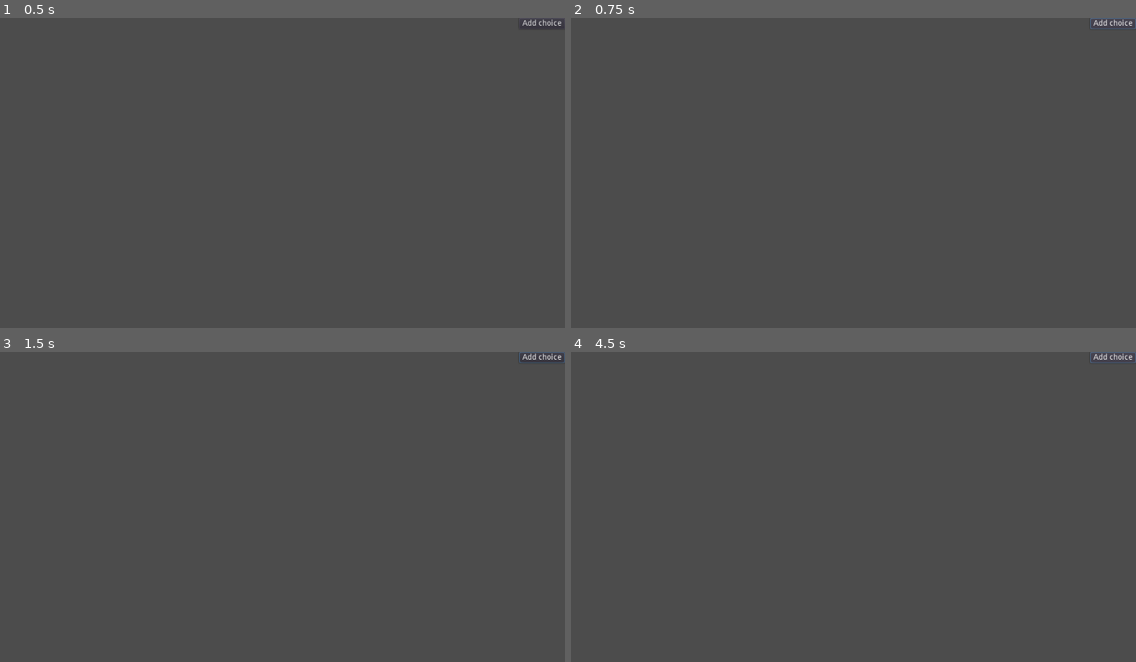
Above: before the commit, frames 1-4 (two rows, left to right).
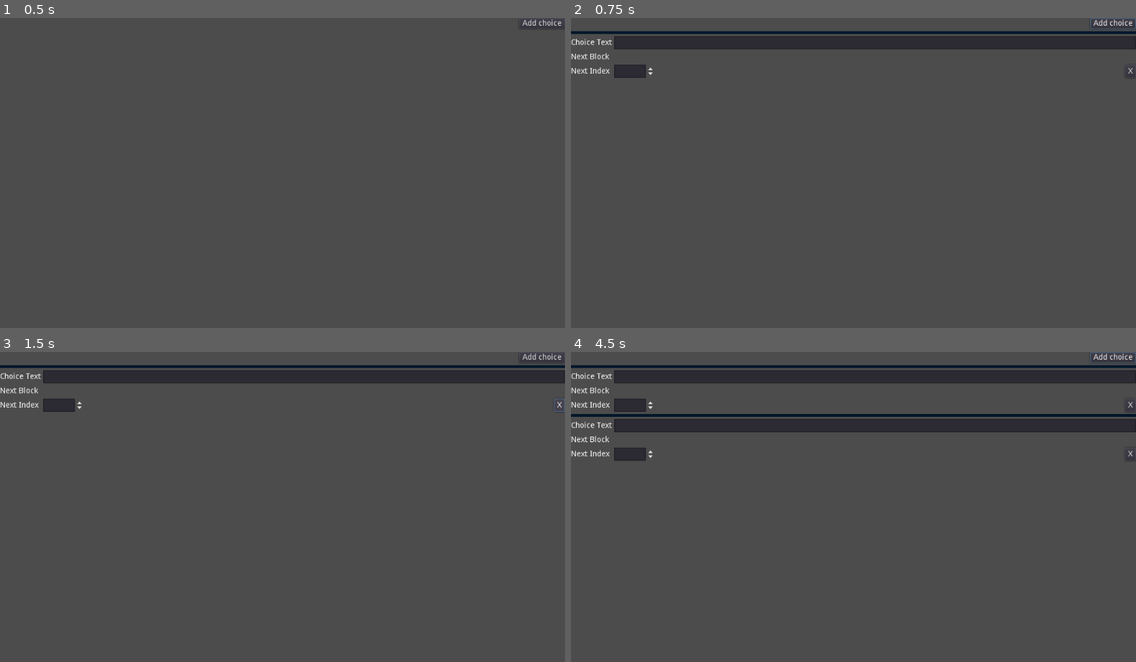
Above: after the commit, the same moments.

Repository: Arrow-x/Mushroom-Dialogs-System
Game: Godot game, scene res://DialogManager/Editor/Commands/ForkControl.tscn
The game is run twice, just before and just after one commit, with the same random seed, the same clock (stepped at 60 frames per second) and the same inputs. This scene is started directly instead of the project's main scene.
Inputs (mouse positions are in pixels of both pictures, inside the frame that each line leads up to):
- Up to frame 1 (0.5 s): no input
- Up to frame 2 (0.75 s): click "Add choice" at 0.5 s
- Up to frame 3 (1.5 s): click (559, 404) at 1.25 s, where only the run after the commit has a clickable "X"
- Up to frame 4 (4.5 s): click (876, 392) at 2.02 s; click (876, 392) at 2.77 s; click "Add choice" at 3.5 s; click "Add choice" at 4.25 s

Frame 1 is identical in both runs. In frame 2, 5.1% of the frame differs, in the area x 0-100%, y 4-20%; in frame 3, 5.2%; in frame 4, 10%, in the area x 0-100%, y 4-35%.
Error after the commit: Invalid get index 'choices' (on base: 'Nil'). (res://DialogManager/Editor/Commands/ForkControl.gd:13)

Commit message:
refactor fork control in editor

Diff:
--- a/DialogSystem/DialogManager/Editor/Commands/ChoiceControl.gd
+++ b/DialogSystem/DialogManager/Editor/Commands/ChoiceControl.gd
@@ -3,3 +3,49 @@
 onready var next_block_menu : MenuButton = $HBoxContainer2/NextBlockList
 onready var next_index_text : SpinBox = $HBoxContainer3/NextIndex
 onready var delete_choice : Button = $HBoxContainer3/DeleteChoice
+
+var current_choice : choice
+var flowchart : FlowChart
+
+func set_up(c: choice,fc:FlowChart):
+	flowchart = fc
+	current_choice = c
+	choice_text.text = c.text
+	if c.next_block != null:
+		next_block_menu.text = c.next_block.name
+	print("no null: ",c.next_index)
+	next_index_text.value = c.next_index
+
+
+
+func _on_DeleteChoice_pressed():
+	pass # Replace with function body.
+
+
+
+func _on_NextIndex_value_changed(value:float):
+	print("next_index ",value)
+	print(current_choice)
+	current_choice.next_index = int(value)
+
+
+func _on_NextBlockList_about_to_show():
+	var menu : PopupMenu = next_block_menu.get_popup()
+	menu.connect("index_pressed",self,"change_next_bloc",[menu])
+	var _c : int
+	menu.clear()
+	for i in flowchart.nodes:
+		if _c == null:
+			_c = 0
+		menu.add_item(i, _c)
+		menu.set_item_metadata(_c, flowchart.nodes[i][1])
+		_c = _c + 1
+
+func change_next_bloc(index,m:PopupMenu):
+	current_choice.next_block = m.get_item_metadata(index)
+	next_block_menu.text = m.get_item_text(index)
+# Get Noding from here
+
+
+func _on_ChoiceText_text_changed(new_text:String):
+	current_choice.text = new_text
--- a/DialogSystem/DialogManager/Editor/Commands/ChoiceControl.tscn
+++ b/DialogSystem/DialogManager/Editor/Commands/ChoiceControl.tscn
@@ -6,9 +6,6 @@
 anchor_right = 1.0
 anchor_bottom = 1.0
 script = ExtResource( 1 )
-__meta__ = {
-"_edit_use_anchors_": false
-}
 
 [node name="Panel2" type="Panel" parent="."]
 modulate = Color( 0, 0.6, 1, 1 )
@@ -77,3 +74,8 @@
 margin_right = 1024.0
 margin_bottom = 24.0
 text = "X"
+
+[connection signal="text_changed" from="HBoxContainer/ChoiceText" to="." method="_on_ChoiceText_text_changed"]
+[connection signal="about_to_show" from="HBoxContainer2/NextBlockList" to="." method="_on_NextBlockList_about_to_show"]
+[connection signal="value_changed" from="HBoxContainer3/NextIndex" to="." method="_on_NextIndex_value_changed"]
+[connection signal="pressed" from="HBoxContainer3/DeleteChoice" to="." method="_on_DeleteChoice_pressed"]
--- a/DialogSystem/DialogManager/Editor/Commands/ForkControl.gd
+++ b/DialogSystem/DialogManager/Editor/Commands/ForkControl.gd
@@ -1,3 +1,24 @@
 extends Control
 onready var choices_container : Control = $ScrollContainer/ChoicesContainer
 onready var add_choice_button : Button = $ScrollContainer/ChoicesContainer/InfoBar/AddChoiceButton
+
+var current_fork : fork_command
+var fc : FlowChart
+
+func _on_AddChoiceButton_pressed():
+	var choice_control: Control = load("res://DialogManager/Editor/Commands/ChoiceControl.tscn").instance()
+	choices_container.add_child(choice_control)
+	choice_control.flowchart = fc
+	var n_c : choice = choice.new()
+	current_fork.choices.append(n_c)
+	choice_control.current_choice = n_c
+
+
+func set_up(f:fork_command, flowchart:FlowChart):
+	current_fork = f
+	fc = flowchart
+	if f.choices != null :
+		for i in f.choices:
+			var choice_control: Control = load("res://DialogManager/Editor/Commands/ChoiceControl.tscn").instance()
+			choices_container.add_child(choice_control)
+			choice_control.set_up(i,flowchart)
--- a/DialogSystem/DialogManager/Editor/Commands/ForkControl.tscn
+++ b/DialogSystem/DialogManager/Editor/Commands/ForkControl.tscn
@@ -6,9 +6,6 @@
 anchor_right = 1.0
 anchor_bottom = 1.0
 script = ExtResource( 1 )
-__meta__ = {
-"_edit_use_anchors_": false
-}
 
 [node name="ScrollContainer" type="ScrollContainer" parent="."]
 anchor_right = 1.0
@@ -39,3 +36,5 @@
 margin_right = 1024.0
 margin_bottom = 20.0
 text = "Add choice"
+
+[connection signal="pressed" from="ScrollContainer/ChoicesContainer/InfoBar/AddChoiceButton" to="." method="_on_AddChoiceButton_pressed"]
--- a/DialogSystem/DialogManager/Editor/Commands/SayControl.tscn
+++ b/DialogSystem/DialogManager/Editor/Commands/SayControl.tscn
@@ -6,16 +6,10 @@
 anchor_right = 1.0
 anchor_bottom = 1.0
 script = ExtResource( 1 )
-__meta__ = {
-"_edit_use_anchors_": false
-}
 
 [node name="VBoxContainer" type="VBoxContainer" parent="."]
 anchor_right = 1.0
 anchor_bottom = 1.0
-__meta__ = {
-"_edit_use_anchors_": false
-}
 
 [node name="NameHBoxContainer" type="HBoxContainer" parent="VBoxContainer"]
 margin_right = 1024.0
@@ -105,4 +99,5 @@
 text = "Choose a Posititon"
 items = [ "Left", null, 0, false, false, 0, 0, null, "", false, "right", null, 0, false, false, 1, 0, null, "", false, "center", null, 0, false, false, 2, 0, null, "", false ]
 
+[connection signal="text_changed" from="VBoxContainer/NameHBoxContainer/NameLineEdit" to="." method="_on_NameLineEdit_text_changed"]
 [connection signal="text_changed" from="VBoxContainer/VSplitContainer/SayHBoxContainer/TextEdit" to="." method="_on_TextEdit_text_changed"]
--- a/DialogSystem/DialogManager/Editor/CommandsTree.gd
+++ b/DialogSystem/DialogManager/Editor/CommandsTree.gd
@@ -6,8 +6,6 @@
 onready var commands_settings: Panel = $"../../CommandsSettings"
 onready var FlowChartTab: Control = get_node(_flowchart_tab)
 var current_block: block
-var current_command: Command
-var current_command_control: Control
 
 #Set up drag and droping, multiselect...
 
@@ -50,8 +48,6 @@
 				if commands_settings.get_child(0) != null:
 					commands_settings.get_child(0).free()
 
-			current_command = null
-			current_command_control = null
 			match get_selected().get_meta("0").type:
 				"say":
 					var say_control: Control = load("res://DialogManager/Editor/Commands/SayControl.tscn").instance()
@@ -60,83 +56,5 @@
 
 				"fork":
 					var fork_control: Control = load("res://DialogManager/Editor/Commands/ForkControl.tscn").instance()
-					current_command_control = fork_control
 					commands_settings.add_child(fork_control, true)
-					current_command = get_selected().get_meta("0")
-
-					fork_control.add_choice_button.connect("pressed", self, "_add_choice", [0])
-
-					_add_choice(current_command.choices)
-
-
-func _add_choice(_new_choice) -> void:
-	if _new_choice is int and _new_choice == 0:
-		_new_choice = []
-		var c_c: choice = choice.new()
-		_new_choice.append(c_c)
-		current_command.choices.append(c_c)
-
-	if _new_choice.size() == 0:
-		return
-
-	for i in _new_choice.size():
-		var _new_choice_control: Control = load("res://DialogManager/Editor/Commands/ChoiceControl.tscn").instance()
-		_new_choice_control.set_meta("command", _new_choice[i])
-
-		current_command_control.choices_container.add_child(_new_choice_control)
-
-		_new_choice_control.next_block_menu.connect(
-			"about_to_show", self, "_fill_menu", [_new_choice_control.next_block_menu.get_popup()]
-		)
-		_new_choice_control.choice_text.connect(
-			"text_changed",
-			self,
-			"_change_command_property",
-			[_new_choice_control.get_meta("command"), "text"]
-		)
-		_new_choice_control.next_index_text.connect(
-			"value_changed",
-			self,
-			"_change_command_property",
-			[_new_choice_control.get_meta("command"), "next_index"]
-		)
-		_new_choice_control.next_block_menu.get_popup().connect(
-			"index_pressed",
-			self,
-			"_change_next_block",
-			[
-				_new_choice_control.get_meta("command"),
-				_new_choice_control.next_block_menu.get_popup(),
-				_new_choice_control
-			]
-		)
-		if _new_choice[i].next_block != null:
-			_new_choice_control.next_block_menu.text = _new_choice[i].next_block.name
-		_new_choice_control.choice_text.text = _new_choice[i].text
-		_new_choice_control.next_index_text.value = _new_choice[i].next_index
-
-
-func _change_command_property(new_property, cmd, current_property, obj = null):
-	#This is for the say command text edit, it won't send the text so I send the whole object and get it myself
-	if obj != null:
-		cmd.set(current_property, obj.get(new_property))
-		return
-
-	cmd.set(current_property, new_property)
-
-
-func _change_next_block(index, cmd: choice, pop: PopupMenu, c_control: Control) -> void:
-	cmd.next_block = pop.get_item_metadata(index)
-	c_control.next_block_menu.text = pop.get_item_text(index)
-	#Create and Update the connection in the GraphNodes here
-
-
-func _fill_menu(menu: PopupMenu):
-	var _c: int
-	menu.clear()
-	for i in FlowChartTab.flowchart.nodes:
-		if _c == null:
-			_c = 0
-		menu.add_item(i, _c)
-		menu.set_item_metadata(_c, FlowChartTab.flowchart.nodes[i][1])
-		_c = _c + 1
+					fork_control.set_up(get_selected().get_meta("0"),FlowChartTab.flowchart)
--- a/DialogSystem/DialogManager/Editor/Editor.tscn
+++ b/DialogSystem/DialogManager/Editor/Editor.tscn
@@ -6,9 +6,6 @@
 anchor_right = 1.0
 anchor_bottom = 1.0
 script = ExtResource( 1 )
-__meta__ = {
-"_edit_use_anchors_": false
-}
 
 [node name="FlowChartTabs" type="TabContainer" parent="."]
 anchor_right = 1.0
--- a/DialogSystem/project.godot
+++ b/DialogSystem/project.godot
@@ -130,7 +130,7 @@
 
 interact={
 "deadzone": 0.5,
-"events": [ Object(InputEventKey,"resource_local_to_scene":false,"resource_name":"","device":0,"alt":false,"shift":false,"control":false,"meta":false,"command":false,"pressed":false,"scancode":69,"unicode":0,"echo":false,"script":null)
+"events": [ Object(InputEventKey,"resource_local_to_scene":false,"resource_name":"","device":0,"alt":false,"shift":false,"control":false,"meta":false,"command":false,"pressed":false,"scancode":69,"physical_scancode":0,"unicode":0,"echo":false,"script":null)
  ]
 }
 left_mouse={
